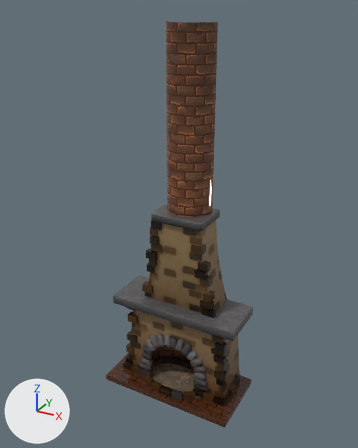
The FBX model Assets/Hyeonmin/fireplace/fireplace.fbx: old version first, new version second.
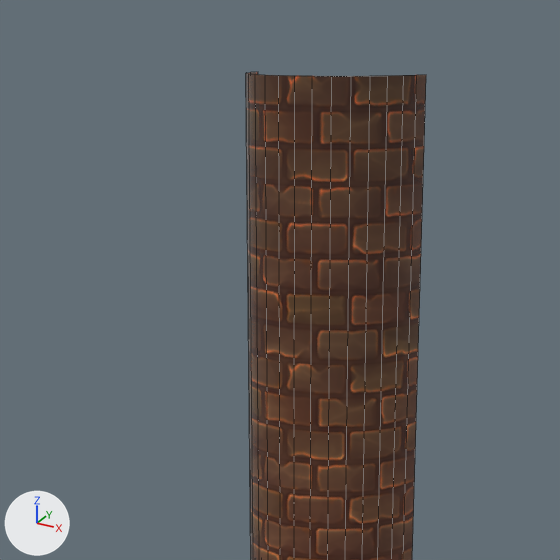
There are two pictures of each version: one whole from a camera (50 mm lens) standing at (5.76, -6.14, 10.43) and looking at (0.0, 4.34, 5.19), one close up on the part from 26% to 72% of the width and 0% to 37% of the height. The lights are fixed; the arrows at lower left show +X, +Y and +Z. The close-ups show mesh edges as thin lines. Where no turn or scale is listed for an object, it has been applied to the vertices.

The scene before the commit, as lines of its bpy script (objects in view):
```python
me_mesh = bpy.data.meshes.new('Mesh')
me_mesh.from_pydata(...)  # 1617 vertices, 1207 faces; spans x -1.98..1.98, y -1.17..0.79, z 0.0..10.09
me_mesh.materials.append(mat_defaultmaterial)  # picture img_fireplace_defaultmaterial_basemap_png
ob_fireplace = bpy.data.objects.new('Fireplace', me_mesh)
ob_fireplace.location = (0.0, 4.469, 0.0)
```
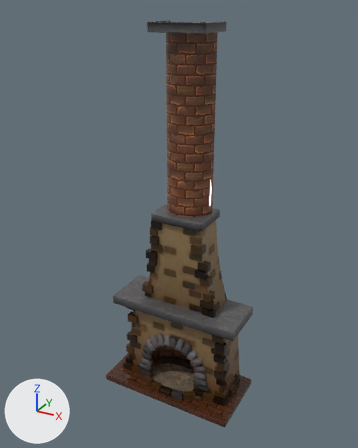
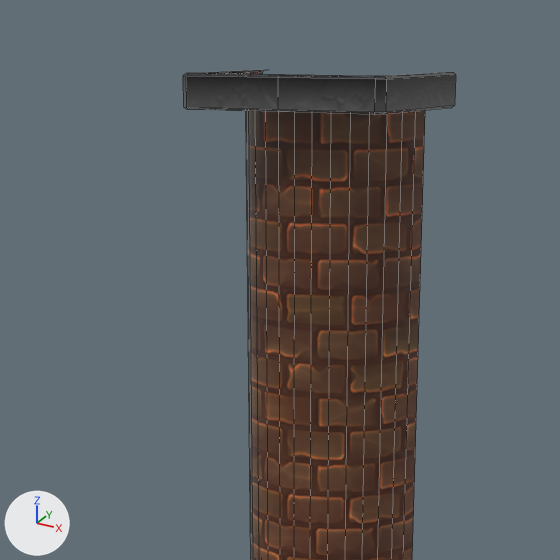
Where the change shows, as pixel boxes (x1, y1, x2, y2) in the close-ups (560 x 560 px):
'Fireplace', reshaped
    before: (246, 72, 426, 560)
    after: (183, 70, 456, 560)
part 1 of me_mesh, added
    after: (183, 70, 456, 115)

Edits to the bpy script that builds the scene:
```text
Change me_mesh:
    used by ob_fireplace; location = (0.0, 4.469, 0.0)
    remove me_mesh.from_pydata(...)  # 1617 vertices, 1207 faces; spans x -1.98..1.98, y -1.17..0.79, z 0.0..10.09
    add me_mesh.from_pydata(...)  # 1635 vertices, 1237 faces; spans x -1.98..1.98, y -1.17..0.79, z 0.0..10.1
    me_mesh part 1: a new loose piece of 36 vertices spanning x -0.75..0.75, y -0.34..0.78, z 9.88..10.1, in mat_defaultmaterial (picture img_fireplace_defaultmaterial_basemap_png)
```
